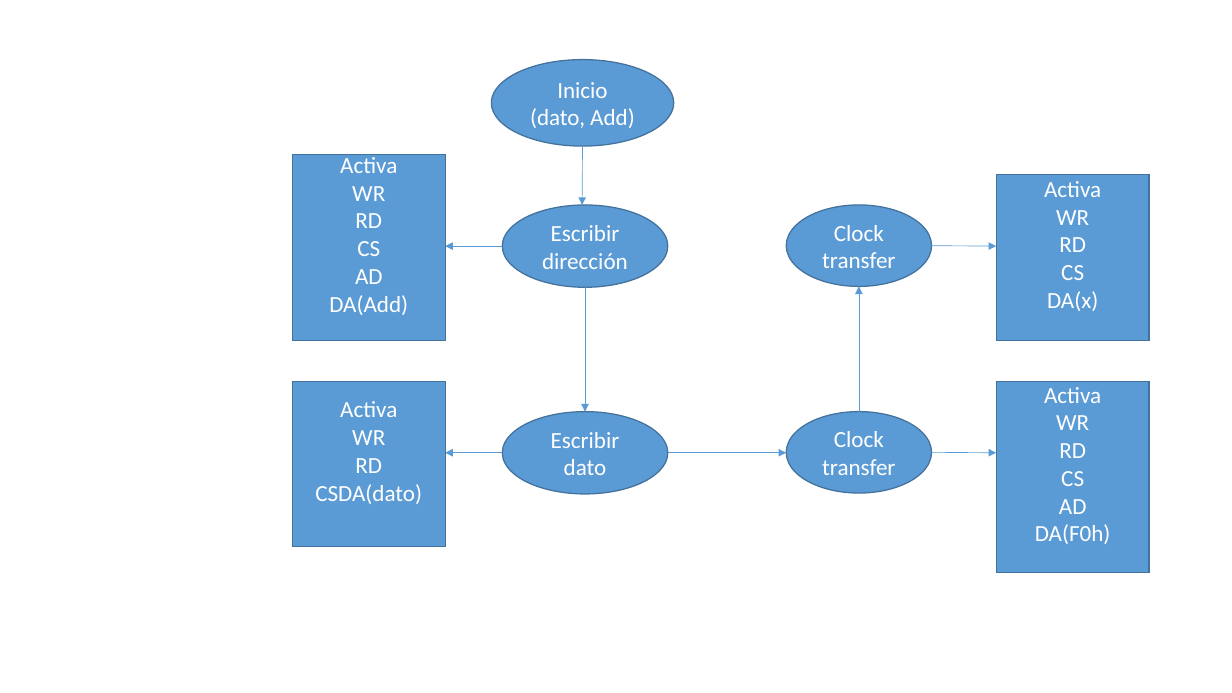
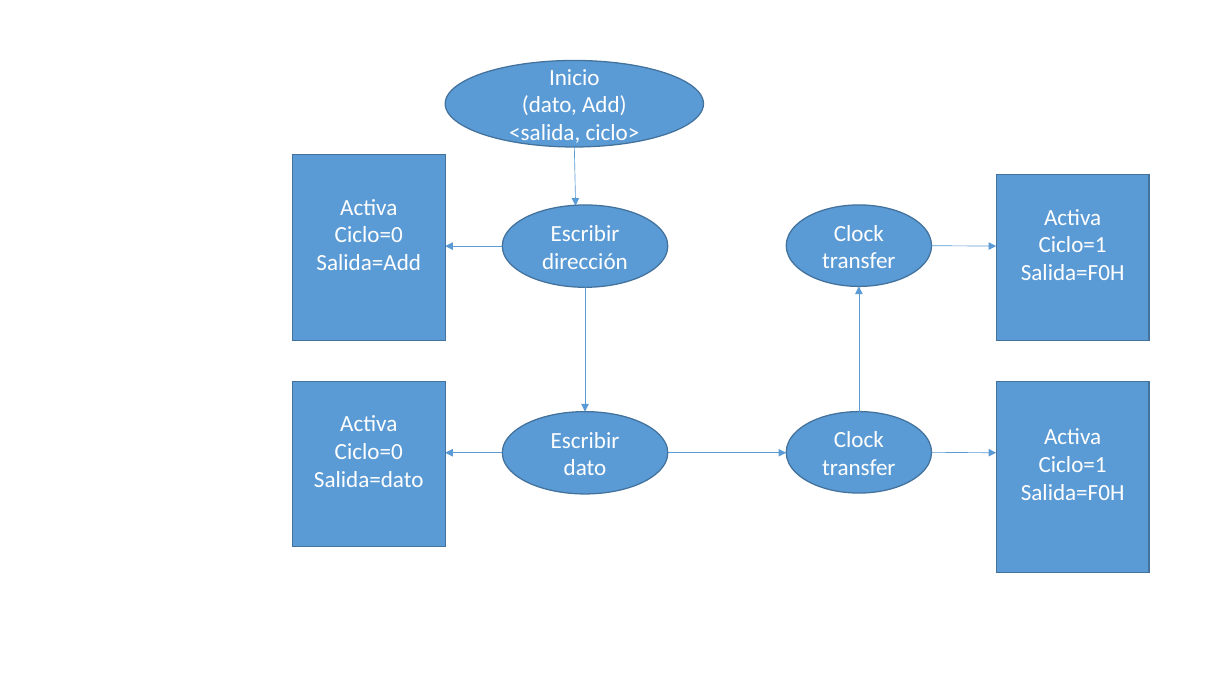
Before and after one commit to lleon95/proy_2_grupo_7_II_2016, a slide deck: slide 10 of Designs/Presentación1.pptx (slide 4 before the commit). Drawn at 1232x693 pixels with LibreOffice and Linux fonts; fonts in the diff are those of the drawing. Boxes give left, top, right and bottom in pixels: in the first picture for what was removed or moved away, otherwise in the second. Text is boxed around its words. In the diff, an @@ line names an element or a change of style, - is before the commit and + after.

```diff
--- a/Designs/Presentación1.pptx
+++ b/Designs/Presentación1.pptx
@@ ellipse "Inicio": place and size @@
-ellipse "Inicio" at <box>492,60,674,147</box>
+ellipse "Inicio" at <box>445,60,704,147</box>
@@ text in ellipse at <box>509,124,640,147</box>: paragraph added @@
+<salida, ciclo>
@@ arrow moved from (582, 146) - (582, 205) to (575, 147) - (576, 206) @@
@@ text in rectangle at <box>316,226,421,270</box>: text changed @@
-WR
-RD
-CS
-AD
-DA(Add)
+Ciclo=0
+Salida=Add
@@ text in rectangle at <box>1021,236,1125,280</box>: text changed @@
-WR
-RD
-CS
-DA(x)
+Ciclo=1
+Salida=F0H
@@ text in rectangle at <box>314,443,424,487</box>: text changed @@
-WR
-RD
-CSDA(dato)
+Ciclo=0
+Salida=dato
@@ text in rectangle at <box>1021,456,1125,500</box>: text changed @@
-WR
-RD
-CS
-AD
-DA(F0h)
+Ciclo=1
+Salida=F0H
```
Also in this commit, not shown: 1 other slide changed, 5 slides added, 3 slides removed.
